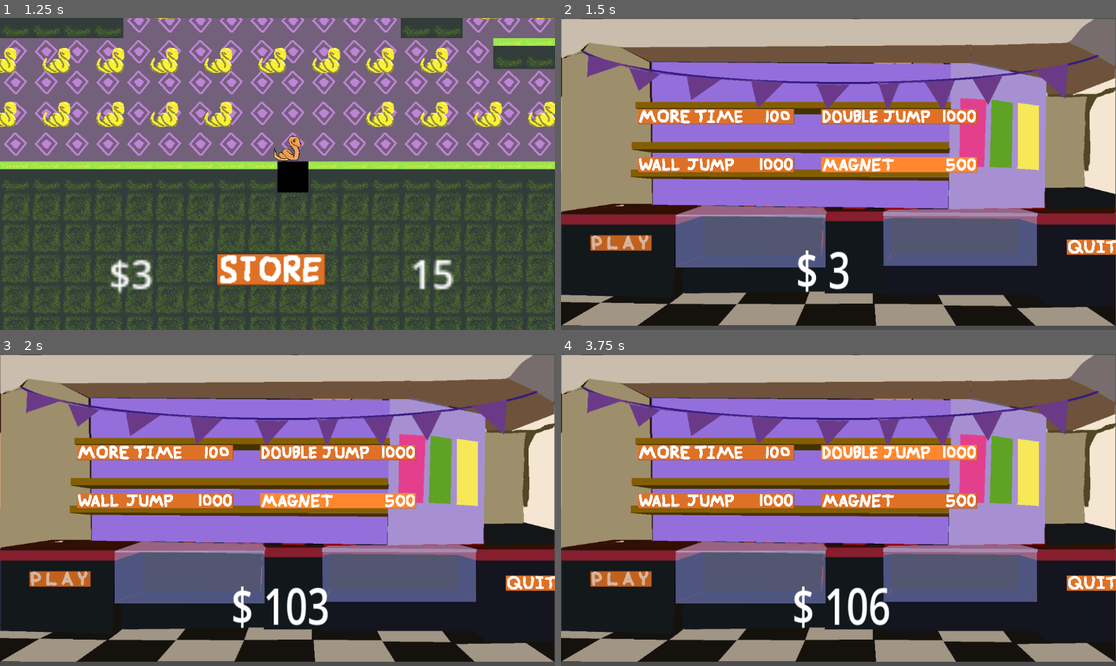
Above: before the commit, frames 1-4 (two rows, left to right).
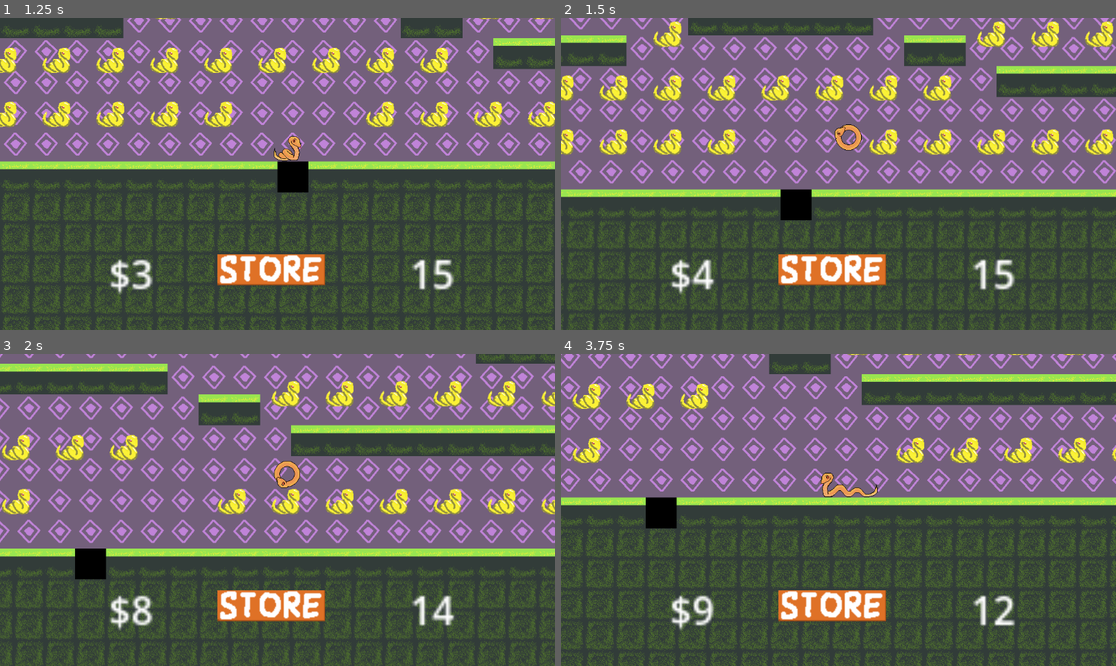
Above: after the commit, the same moments.

Repository: tgruenewald/LD58
Game: Godot game, scene res://scenes/main_menu.tscn
Two runs of this game, one before a commit and one after it. Both use one fixed random seed, a clock stepped at 60 frames per second and the inputs below.
Inputs (mouse positions are in pixels of both pictures, inside the frame that each line leads up to):
- Up to frame 1 (1.25 s): click (133, 164) at 0.5 s
- Up to frame 2 (1.5 s): tap Enter (ui_accept) at 1.25 s; move the mouse to (960, 158) at 1.27 s; hold D (move_right) from 1.28 s (still down); hold Z from 1.28 s (still down); click (960, 158) at 1.42 s
- Up to frame 3 (2 s): keep holding D (move_right); keep holding Z; tap Space (jump) at 1.52 s; tap X at 1.55 s
- Up to frame 4 (3.75 s): release D (move_right) at 2 s; release Z at 2 s; click (622, 581) at 2.02 s; drag from (727, 525) to (827, 485) at 2.77 s; move the mouse to (894, 441) at 3.52 s; hold A (move_left) from 3.53 s (still down); hold Z from 3.53 s (still down)

Frame 1 is identical in both runs. In frame 2, 99% of the frame differs, in the area x 0-100%, y 0-100%; in frame 3, 98%; in frame 4, 99%.

Commit message:
removed cheats

Diff:
--- a/Scripts/arrow_head.gd
+++ b/Scripts/arrow_head.gd
@@ -64,8 +64,6 @@
 	else:
 		velocity.x = move_toward(velocity.x, 0, SPEED)
 
-	if Input.is_key_pressed(KEY_Z):
-		get_tree().change_scene_to_file("res://scenes/shop.tscn")
 	move_and_slide()
 
 
--- a/Scripts/shop.gd
+++ b/Scripts/shop.gd
@@ -10,7 +10,6 @@
 @onready var background: Sprite2D = $CanvasLayer/Sprite2D
 @onready var canvasLayer: CanvasLayer = $CanvasLayer
 
-var i_key_was_pressed = false
 var base_window_size = Vector2(1152, 648)  # Base resolution for scaling
 
 # Called when the node enters the scene tree for the first time.
@@ -38,15 +37,6 @@
 # Called every frame. 'delta' is the elapsed time since the previous frame.
 func _process(delta: float) -> void:
 	wallet.text = "$ " +  str(Master.getWallet())
-
-	# Debug: Press 'x' to add 10 points for testing
-	if Input.is_physical_key_pressed(KEY_X):
-		if not i_key_was_pressed:
-			Master.wallet += 100
-			print("Debug: Added 10 points. Total: ", Master.getWallet())
-			i_key_was_pressed = true
-	else:
-		i_key_was_pressed = false
 
 	# Add hover effects to shelf buttons
 	if moreTime.is_hovered():
